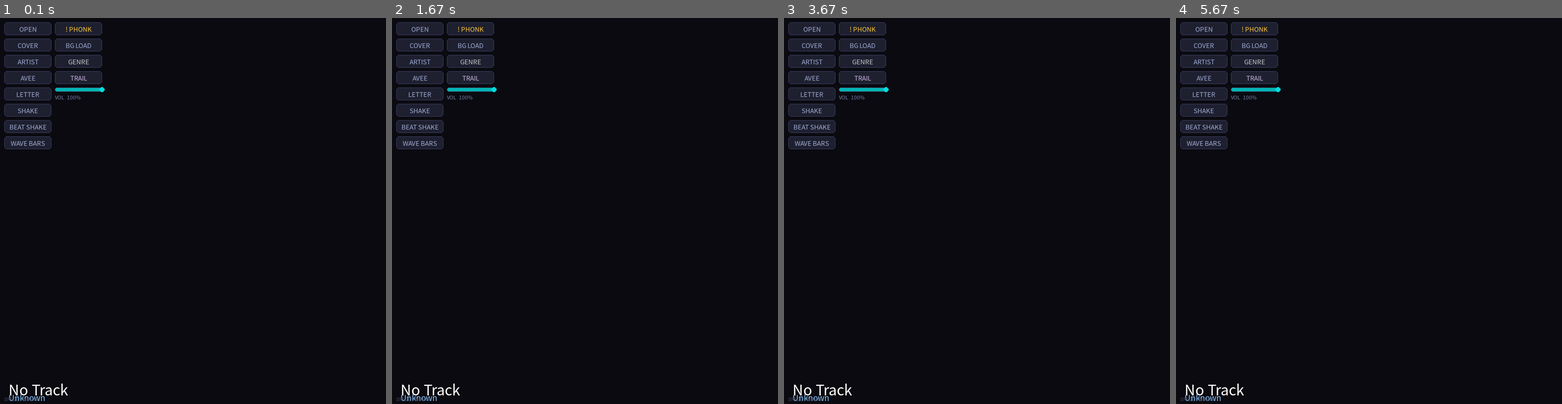
Above: before the commit, frames 1-4 (left to right).
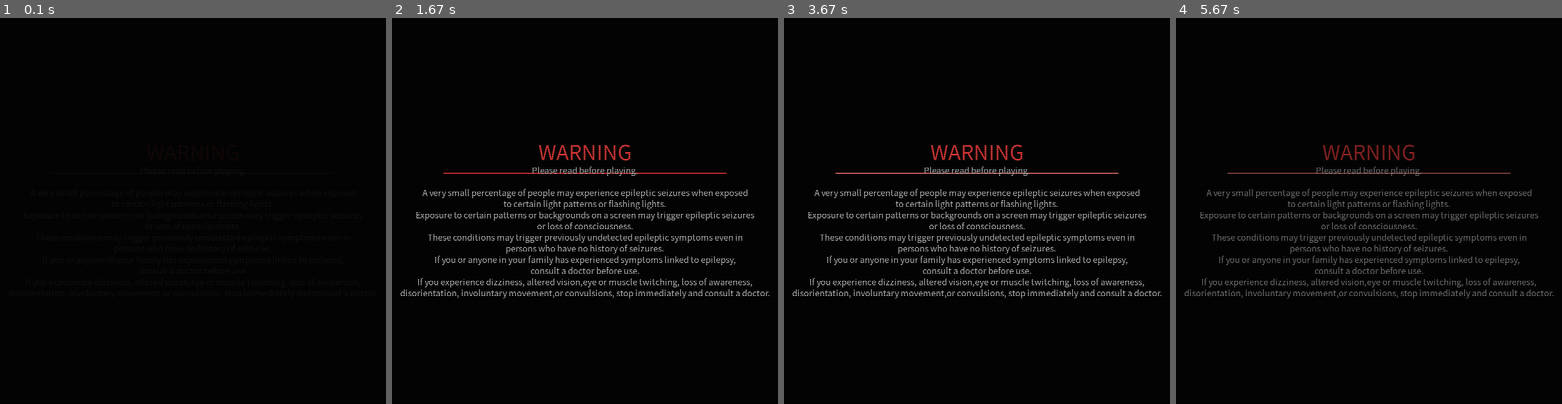
Above: after the commit, the same moments.

Repository: happyleibniz2/Python-pygame-music-visualizer
Game: pygame game, started from ver7.1.py
The game is run twice, just before and just after one commit, with the same random seed, the same clock (stepped at 60 frames per second) and the same inputs.
Inputs:
- Up to frame 1 (0.1 s): no input
- Up to frame 2 (1.67 s): tap Enter at 0.33 s
- Up to frame 3 (3.67 s): no input
- Up to frame 4 (5.67 s): no input

The runs differ from the first frame. In frame 1, 5.2% of the frame differs, in the area x 1-28%, y 1-100%; in frame 2, 8.8%, in the area x 1-98%, y 1-100%; in frame 3, 8.8%; in frame 4, 8.4%.

Commit message:
Update ver7.1.py

Diff:
--- a/ver7.1.py
+++ b/ver7.1.py
@@ -781,6 +781,204 @@
 screen = pygame.display.set_mode((WIDTH, HEIGHT), pygame.RESIZABLE)
 pygame.display.set_caption("viz")
 clock = pygame.time.Clock()
+
+# ------------------------
+# WARNING SEQUENCE
+# ------------------------
+def show_warning_sequence():
+    warnings = [
+        [
+            "WARNING",
+            "",
+            "",
+            "",
+            "Please read before playing.",
+            "",
+            "A very small percentage of people may experience epileptic seizures when exposed",
+            "to certain light patterns or flashing lights.",
+            "Exposure to certain patterns or backgrounds on a screen may trigger epileptic seizures",
+            "or loss of consciousness.",
+            "These conditions may trigger previously undetected epileptic symptoms even in",
+            "persons who have no history of seizures.",
+            "If you or anyone in your family has experienced symptoms linked to epilepsy,",
+            "consult a doctor before use.",
+            "If you experience dizziness, altered vision,eye or muscle twitching, loss of awareness,",
+            "disorientation, involuntary movement,or convulsions, stop immediately and consult a doctor."
+        ],
+
+        [
+            "警告：请在使用前阅读",
+            "",
+            "",
+            "",
+            "当暴露在特定光影图案或闪光光亮下时，有极小部分人群会引发癫痫。",
+            "这种情形可能是由于某些未查出的癫痫症状引起，即使该人员并没有",
+            "患癫痫病史也有可能造成此类病症。",
+            "如果您的家人或任何家庭成员曾有过类似症状，请在进行游戏前咨询",
+            "您的医生或医师。",
+            "如果您在使用过程中出现任何症状，包括头晕、目眩、眼部或肌肉抽搐、",
+            "失去意识、失去方向感、抽搐或出现任何自己无法控制的动作，",
+            "请立即停止使用并咨询医生。",
+            ""
+        ],
+
+        [
+            "ADVERTENCIA",
+            "",
+            "Una pequeña cantidad de personas puede sufrir ataques epilépticos al exponerse",
+            "a ciertos patrones visuales o luces intermitentes.",
+            "Incluso personas sin antecedentes de epilepsia pueden experimentar síntomas",
+            "provocados por ciertos efectos visuales.",
+            "Si usted o algún miembro de su familia ha presentado síntomas similares,",
+            "consulte a un médico antes de usar este programa.",
+            "Si experimenta mareos, espasmos musculares, desorientación, pérdida de conciencia",
+            "o movimientos involuntarios, detenga el uso inmediatamente.",
+            ""
+        ]
+    ]
+
+    title_font = get_font(48, True)
+    text_font = get_font(20)
+
+    fade_time = 1.2
+    hold_time = 4.0
+
+    for block in warnings:
+
+        start = time.time()
+        finished = False
+
+        while not finished:
+
+            now = time.time()
+            t = now - start
+
+            for event in pygame.event.get():
+
+                if event.type == pygame.QUIT:
+                    pygame.quit()
+                    raise SystemExit
+
+                if event.type == pygame.KEYDOWN:
+
+                    if event.key == pygame.K_ESCAPE:
+                        pygame.quit()
+                        raise SystemExit
+
+            # ------------------------
+            # ALPHA ANIMATION
+            # ------------------------
+            if t < fade_time:
+
+                alpha = int((t / fade_time) * 255)
+
+            elif t < fade_time + hold_time:
+
+                alpha = 255
+
+            elif t < fade_time * 2 + hold_time:
+
+                alpha = int(
+                    255 - (
+                        (t - fade_time - hold_time)
+                        / fade_time
+                    ) * 255
+                )
+
+            else:
+
+                finished = True
+                continue
+
+            # ------------------------
+            # BACKGROUND
+            # ------------------------
+            screen.fill((0, 0, 0))
+
+            # subtle animated red line
+            flash = abs(math.sin(time.time() * 2))
+
+            line_color = (
+                255,
+                int(30 + flash * 100),
+                int(30 + flash * 100)
+            )
+
+            line_surf = pygame.Surface(
+                (WIDTH - 240, 3),
+                pygame.SRCALPHA
+            )
+
+            line_surf.fill((*line_color, alpha))
+
+            screen.blit(
+                line_surf,
+                (120, HEIGHT // 2 - 90)
+            )
+
+            # ------------------------
+            # TITLE
+            # ------------------------
+            title = title_font.render(
+                block[0],
+                True,
+                (255, 60, 60)
+            )
+
+            title.set_alpha(alpha)
+
+            screen.blit(
+                title,
+                title.get_rect(
+                    center=(WIDTH // 2, HEIGHT // 2 - 140)
+                )
+            )
+
+            # ------------------------
+            # BODY TEXT
+            # ------------------------
+            line_height = 26
+
+            total_height = len(block[1:]) * line_height
+
+            y = HEIGHT // 2 - total_height // 2 + 20
+
+            for line in block[1:]:
+
+                surf = text_font.render(
+                    line,
+                    True,
+                    (220, 220, 220)
+                )
+
+                surf.set_alpha(alpha)
+
+                screen.blit(
+                    surf,
+                    surf.get_rect(
+                        center=(WIDTH // 2, y)
+                    )
+                )
+
+                y += line_height
+
+            # ------------------------
+            # OPTIONAL SCANLINES
+            # ------------------------
+            for sy in range(0, HEIGHT, 4):
+
+                pygame.draw.line(
+                    screen,
+                    (12, 12, 12),
+                    (0, sy),
+                    (WIDTH, sy)
+                )
+
+            pygame.display.flip()
+            clock.tick(60)
+
+# play warning sequence before main program
+show_warning_sequence()
 
 glow_surf = pygame.Surface((WIDTH, HEIGHT), pygame.SRCALPHA)
 
